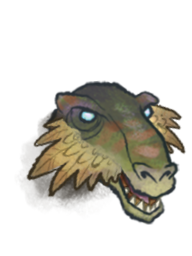
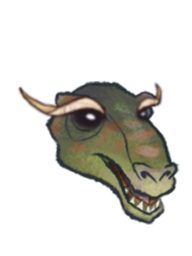
Revision of a layered 192x256 image; what changed, layer by layer:
added layer "Skysinger Shadow Horns Untinted.png" above "Head/Face Details" over (17, 81, 164, 136)
hid "Background" (14th of 22) over (14, 109, 124, 217)
hid "Background" (18th of 22) over (144, 101, 187, 156)
